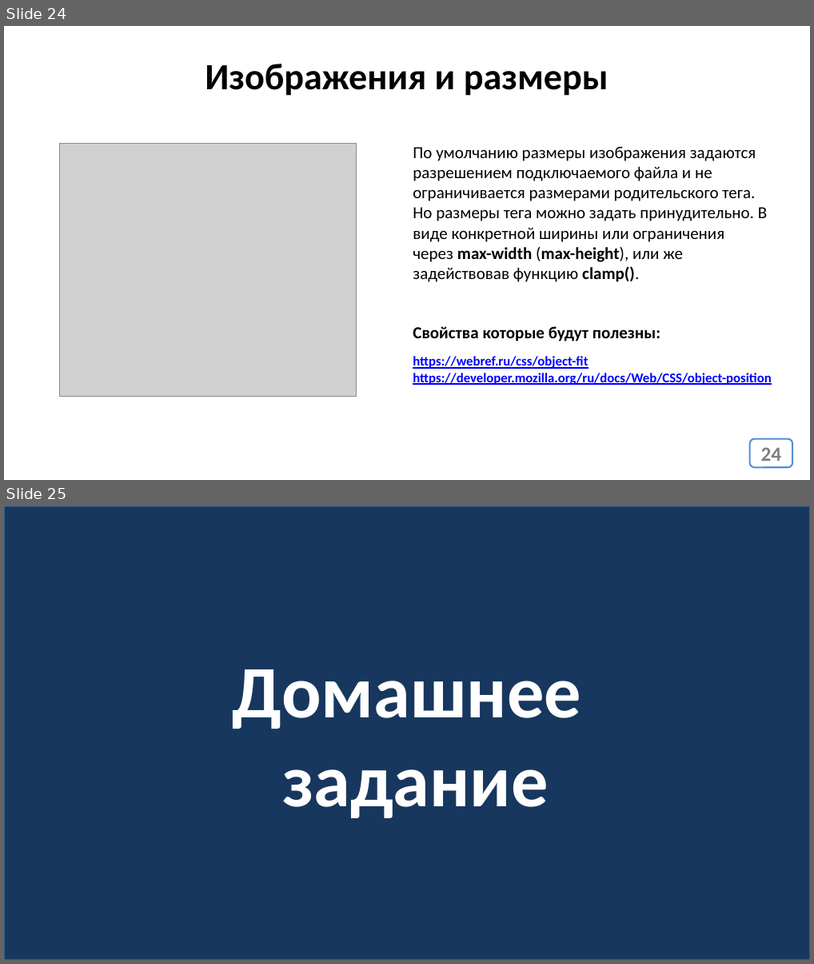
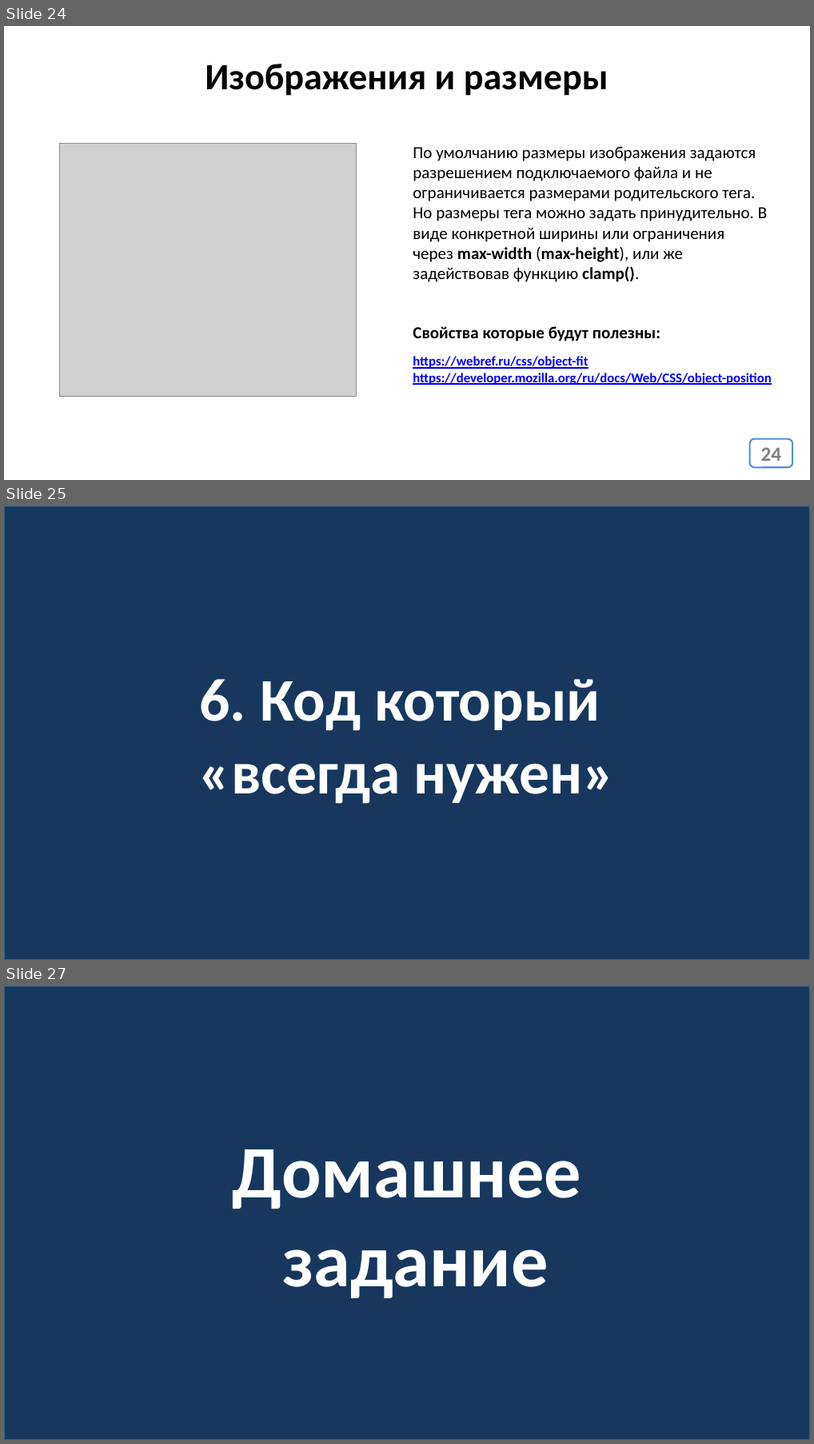
Before and after one commit to web37-ortdnipro/lesson04, a slide deck: lesson04.pptx. Shown one above the other, each under a label of ours: slides 24 and 25 before the commit, slides 24, 25 and 27 after it; the slides between them are not shown. The pictures are 814x964 and 814x1444 pixels, drawn with LibreOffice and Linux fonts; fonts in the diff are those of the drawing; grey boxes stand for pictures. Boxes give left, top, right and bottom in pixels: in the first picture for what was removed or moved away, otherwise in the second. Text is boxed around its words. In the diff, an @@ line names an element or a change of style, - is before the commit and + after.

```diff
--- a/lesson04.pptx
+++ b/lesson04.pptx
@@ slide 25 added at (x1=4, y1=506, x2=810, y2=960), background #FFFFFF @@
@@ rectangle added at (x1=4, y1=506, x2=810, y2=960), fill #17375E, outline #3A5F8C 2 pt, 72 pt, text #FFFFFF, bold @@
+6. Код который
+«всегда нужен»
@@ what was slide 25 is now slide 27 @@
```
Also in this commit, not shown: 1 other slide added, 1 other file.
